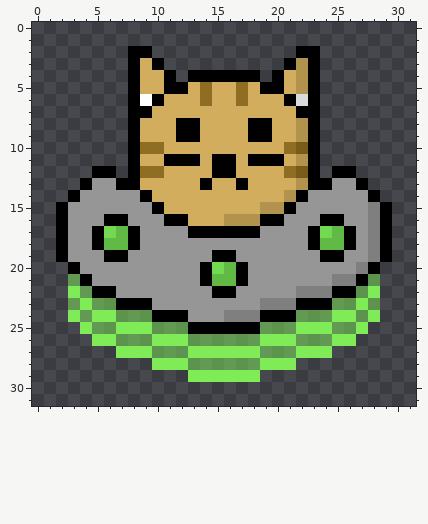
File history of a pixel-art sprite, Assets/Sprites/IMAGES/Player Frame 3.png. Above, as it was before the edit.
The file is 32x32 pixels.
After:
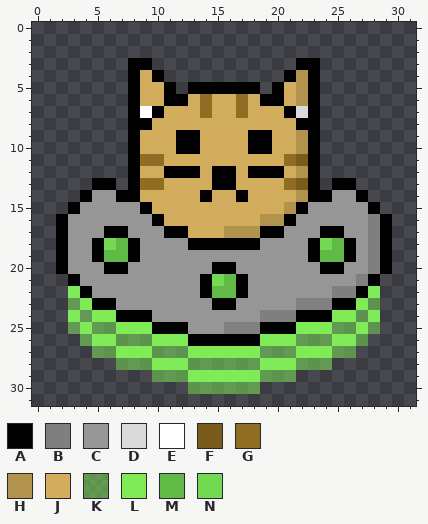
Palette (. is transparent): A #000000  B #7f7f7f  C #969696  D #dadada  E #ffffff  F #795c1b  G #8f6d22  H #b2934e  J #d1ad5d  K #7fec5780  L #7fec57  M #61b946  N #73d953
From old to new:
@@ x 0..31 @@
  1 ................................
- 2 ........AA............AA........
- 3 ........AJA..........AHA........
- 4 ........AJJA.AAAAAA.AJHA........
- 5 ........AJJAAJGJJGJAAJHA........
- 6 ........AEAJJJGJJGJJJADA........
- 7 ........AAJJJJJJJJJJJJAA........
- 8 ........AJJJAAJJJJAAJJHA........
+ 2 ................................
+ 3 ........AA............AA........
+ 4 ........AJA..........AHA........
+ 5 ........AJJA.AAAAAA.AJHA........
+ 6 ........AJJAAJGJJGJAAJHA........
+ 7 ........AEAJJJGJJGJJJADA........
+ 8 ........AAJJJJJJJJJJJJAA........
  9 ........AJJJAAJJJJAAJJHA........
-10 ........AGGJJJJJJJJJJGFA........
-11 ........AJJAAAJAAJAAAJHA........
-12 .....AA.AGGJJJJAAJJJJGFA.AA.....
-13 ....ACCAAJJJJJAJJAJJJJHAACCA....
-14 ...ACCCCCAJJJJJJJJJJJHACCCCCA...
-15 ..ACCCCCCCAJJJJJJJJHHACCCCCCBA..
-16 ..ACCCAACCCAAJJJHHHAACCCAACCBA..
-17 ..ACCANMACCCCAAAAAACCCCANMACBA..
-18 ..ACCAMMACCCCCCCCCCCCCCAMMACBA..
-19 ..ACCCAACCCCCCCAACCCCCCCAACCBA..
-20 ...ACCCCCCCCCCANMACCCCCCCCCBA...
-21 ...KACCCCCCCCCAMMACCCCCCCBBAK...
-22 ...LKAACCCCCCCCAACCCCCBBBAAKL...
-23 ...KLKKAAACCCCCCCCCBBBAAAKKLK...
-24 ...LKLLKKKAAACCCBBBAAAKKKLLKL...
-25 ....LKKLLLKKKAAAAAAKKKLLLKKL....
-26 .....LLKKKLLLKKKKKKLLLKKKLL.....
-27 .......LLLKKKLLLLLLKKKLLL.......
-28 ..........LLLKKKKKKLLL..........
-29 .............LLLLLL.............
-30 ................................
+10 ........AJJJAAJJJJAAJJHA........
+11 ........AGGJJJJJJJJJJGFA........
+12 ........AJJAAAJAAJAAAJHA........
+13 .....AA.AGGJJJJAAJJJJGFA.AA.....
+14 ....ACCAAJJJJJAJJAJJJJHAACCA....
+15 ...ACCCCCAJJJJJJJJJJJHACCCCCA...
+16 ..ACCCCCCCAJJJJJJJJHHACCCCCCBA..
+17 ..ACCCAACCCAAJJJHHHAACCCAACCBA..
+18 ..ACCANMACCCCAAAAAACCCCANMACBA..
+19 ..ACCAMMACCCCCCCCCCCCCCAMMACBA..
+20 ..ACCCAACCCCCCCAACCCCCCCAACCBA..
+21 ...ACCCCCCCCCCANMACCCCCCCCCBA...
+22 ...LACCCCCCCCCAMMACCCCCCCBBAL...
+23 ...KLAACCCCCCCCAACCCCCBBBAALK...
+24 ...LKLLAAACCCCCCCCCBBBAAALLKL...
+25 ...KLKKLLLAAACCCBBBAAALLLKKLK...
+26 ....KLLKKKLLLAAAAAALLLKKKLLK....
+27 .....KKLLLKKKLLLLLLKKKLLLKK.....
+28 .......KKKLLLKKKKKKLLLKKK.......
+29 ..........KKKLLLLLLKKK..........
+30 .............KKKKKK.............
 31 ................................
Boxes around the changes in both pictures, in picture pixels (x1, y1, x2, y2):
changed: (56, 46, 392, 394)
